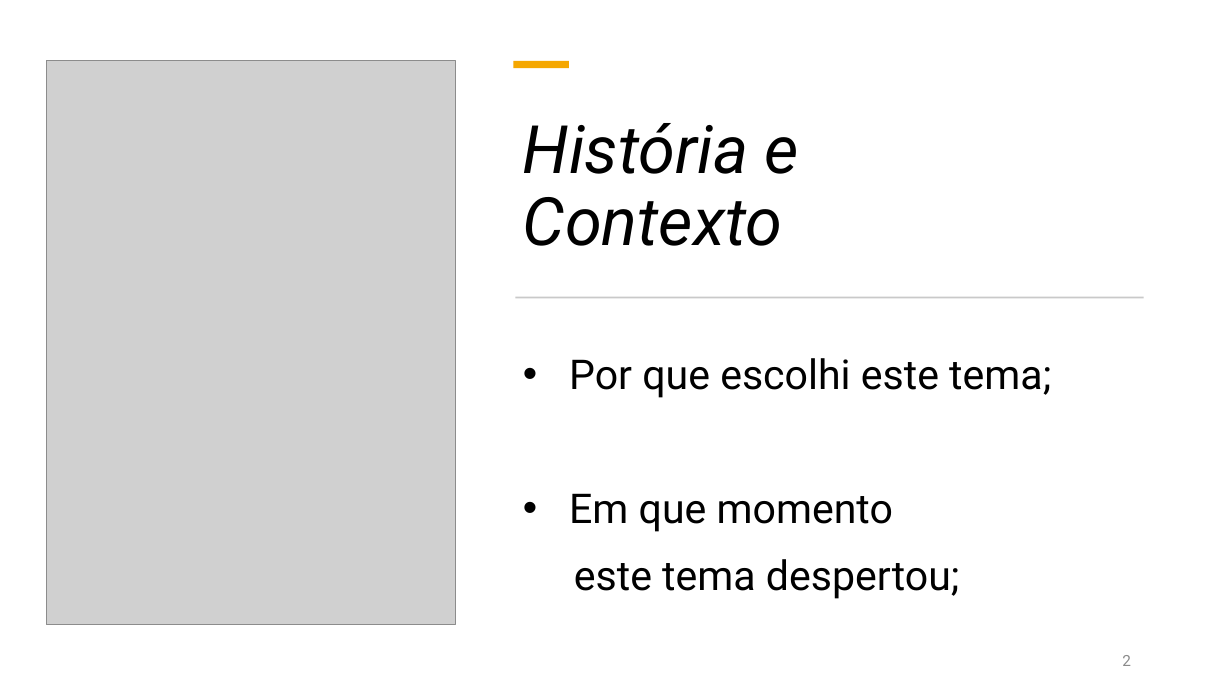
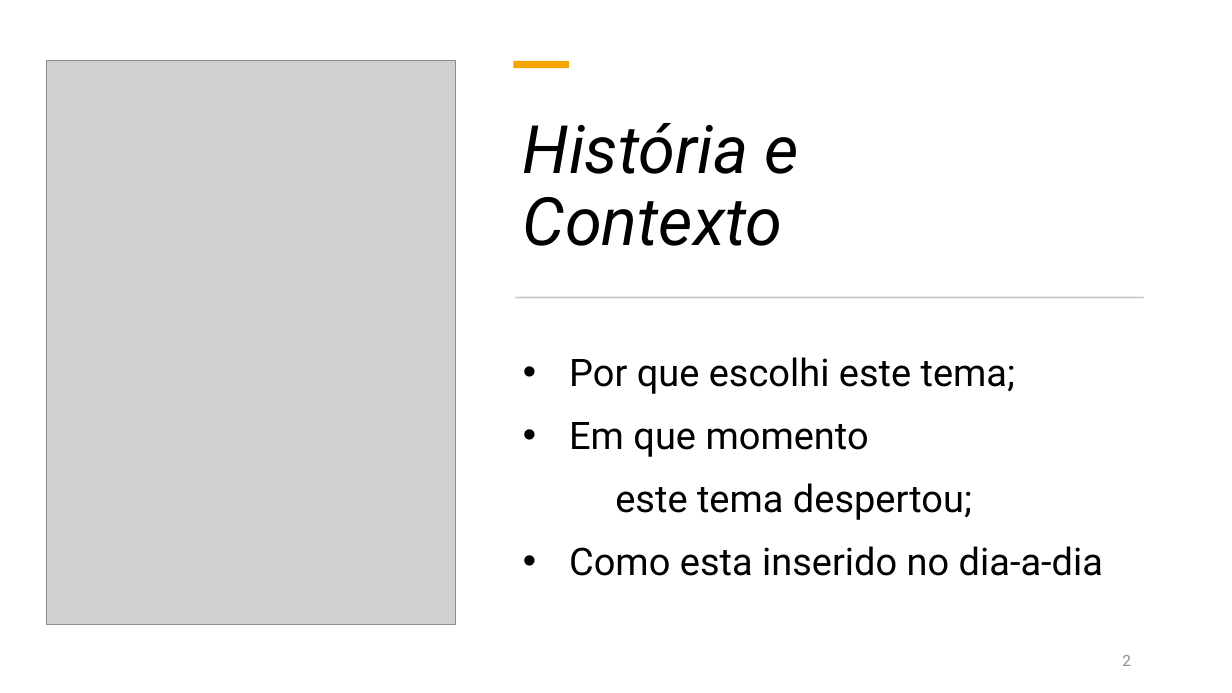
Before and after one commit to didiegovieira-study/projeto-individual, a slide deck: slide 2 of apresentacao/Projeto Individual.pptx. Drawn at 1232x693 pixels with LibreOffice and Linux fonts; fonts in the diff are those of the drawing; grey boxes stand for pictures. Boxes give left, top, right and bottom in pixels: in the first picture for what was removed or moved away, otherwise in the second. Text is boxed around its words. In the diff, an @@ line names an element or a change of style, - is before the commit and + after.

Commit message:
att all

```diff
--- a/apresentacao/Projeto Individual.pptx
+++ b/apresentacao/Projeto Individual.pptx
@@ text at [569, 357, 1016, 520]: size 32 to 29.6 pt in "Por que escolhi este tema;", "Em que momento", "este tema despertou;" @@
@@ text at [569, 546, 1103, 576]: paragraph added @@
+• Como esta inserido no dia-a-dia
```
Also in this commit, not shown: 1 slide added.
